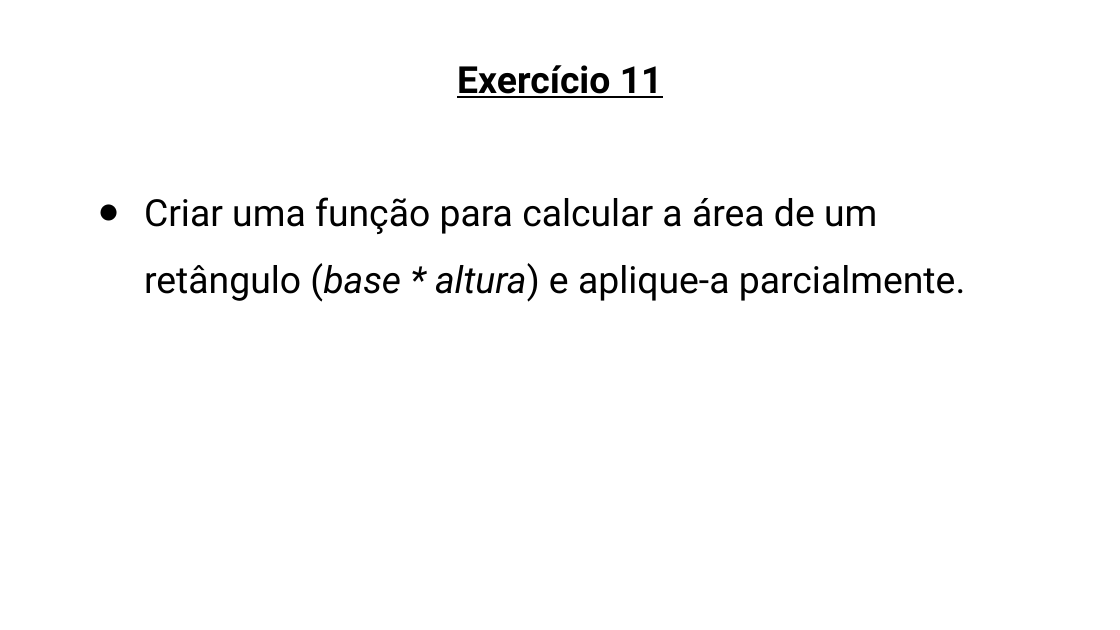
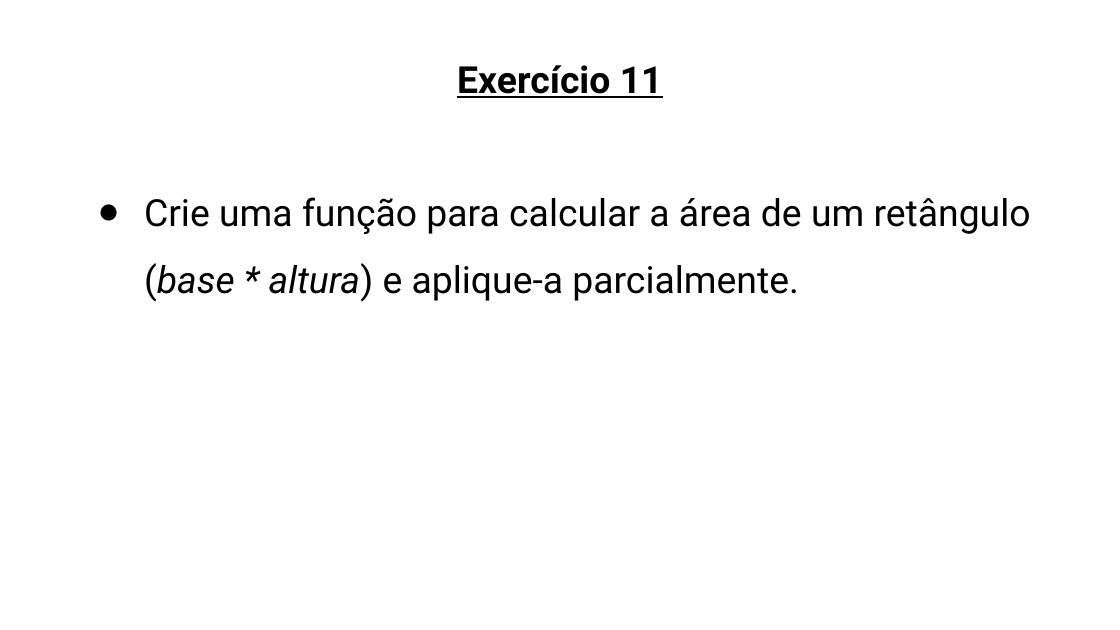
Before and after one commit to ahlechandre/js-intro, a slide deck: slide 92 of slides/javascript.pptx. Drawn at 1120x630 pixels with LibreOffice and Linux fonts; fonts in the diff are those of the drawing. Boxes give left, top, right and bottom in pixels: in the first picture for what was removed or moved away, otherwise in the second. Text is boxed around its words. In the diff, an @@ line names an element or a change of style, - is before the commit and + after.

Commit message:
fixed slides

```diff
--- a/slides/javascript.pptx
+++ b/slides/javascript.pptx
@@ text at [144,197,1031,302]: text changed @@
-● Criar uma função para calcular a área de um retângulo (base * altura) e aplique-a parcialmente.
+● Crie uma função para calcular a área de um retângulo (base * altura) e aplique-a parcialmente.
```
Also in this commit, not shown: 1 other slide changed, 1 other file.
